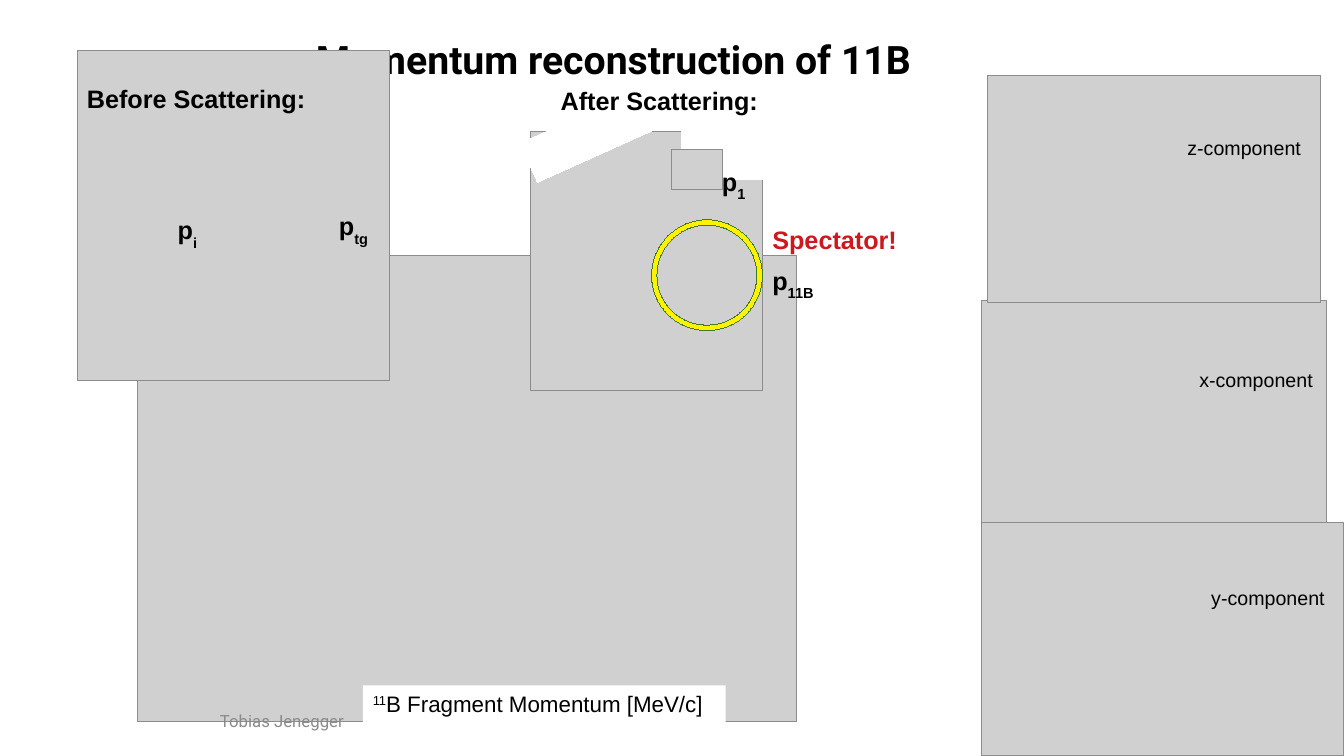
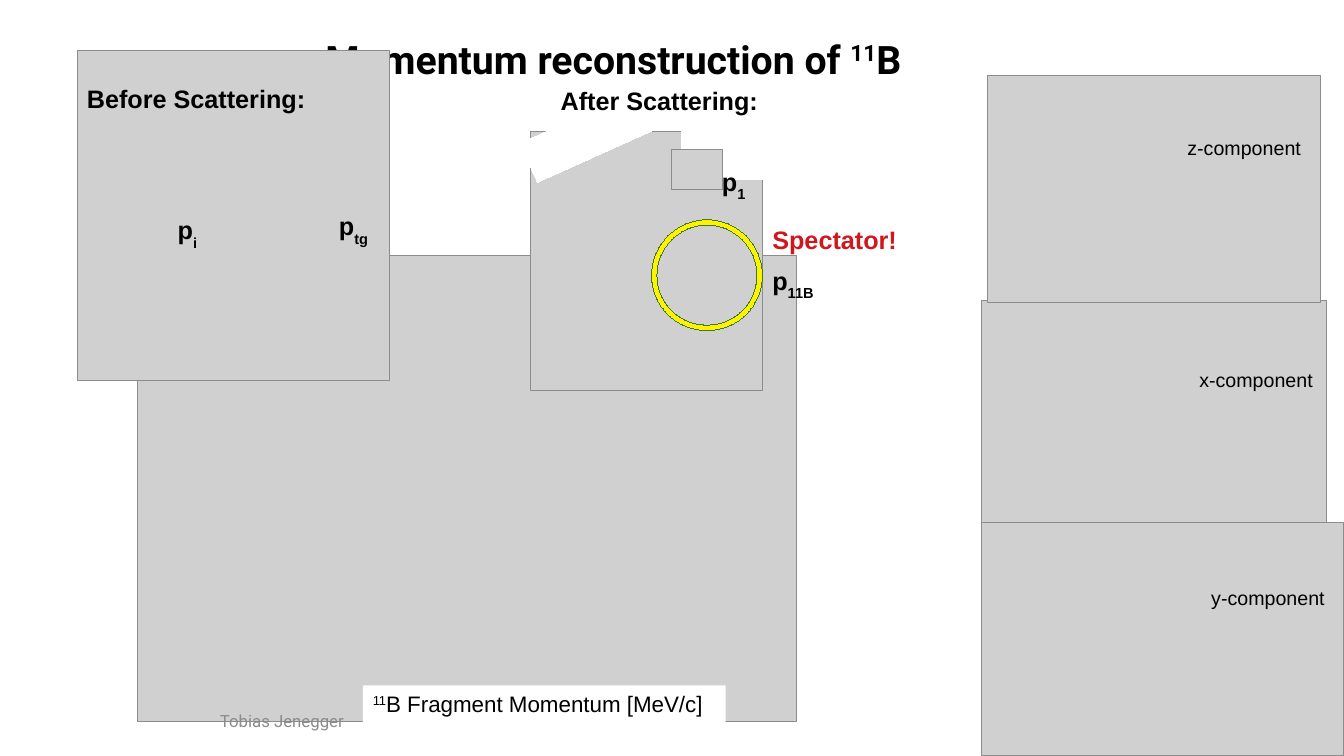
Before and after one commit to jenegger/r3bweek_2022, a slide deck: slide 8 of dreb_pres.odp. Drawn at 1344x756 pixels with LibreOffice and Linux fonts; fonts in the diff are those of the drawing; grey boxes stand for pictures; background and template pictures are left out. Boxes give left, top, right and bottom in pixels: in the first picture for what was removed or moved away, otherwise in the second. Text is boxed around its words. In the diff, an @@ line names an element or a change of style, - is before the commit and + after.

```diff
--- a/dreb_pres.odp
+++ b/dreb_pres.odp
@@ text "Momentum reconstruction of 11B" at bbox=[325, 44, 841, 301]: now superscript in "11B" @@
```
Also in this commit, not shown: 3 other slides changed, 3 other files.
